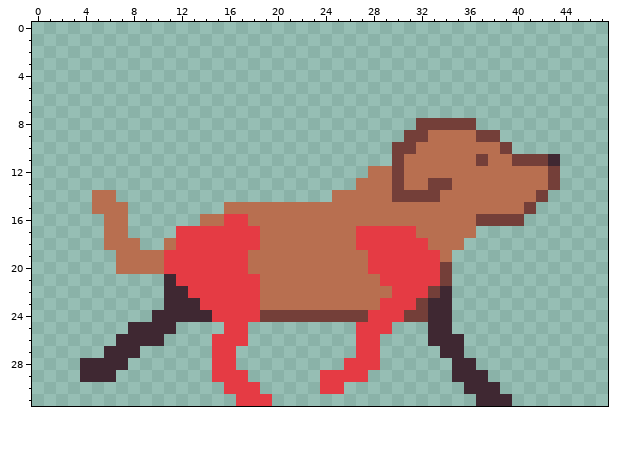
Pixel-art sprite, stored at sprites/wally/walk_5.png. Above is the file before it was changed.
The file is 48x32 pixels.
Once edited:
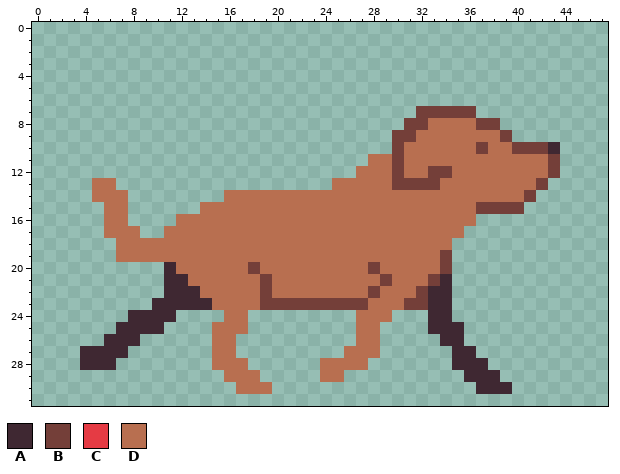
Palette (. is transparent): A #3f2832  B #743f39  C #e53b44  D #b86f50
Difference:
y 7: x 32..36 ..... -> BBBBB
y 8: x 31 . -> B; x 33..38 BBBB.. -> DDDDBB
y 9: x 30 . -> B; x 32 B -> D; x 37..39 BB. -> DDB
y 10: x 31 B -> D; x 37 D -> B; x 39..43 B.... -> DBBBA
y 11: x 28..29 .. -> DD; x 37 B -> D; x 40..43 BBBA -> DDDB
y 12: x 27 . -> D; x 33..34 DD -> BB
y 13: x 5..6 .. -> DD; x 25..26 .. -> DD; x 31..32 DD -> BB; x 34 B -> D; x 42..43 DB -> B.
y 14: x 7 . -> D; x 16..24 ......... -> DDDDDDDDD; x 30..33 BBBB -> DDDD; x 41..42 DB -> B.
y 15: x 5 D -> .; x 14..15 .. -> DD; x 37..41 DDDDB -> BBBB.
y 16: x 12..13 .. -> DD; x 16..17 CC -> DD; x 37..40 BBBB -> ....
y 17: x 8 . -> D; x 11..18 .CCCCCCC -> DDDDDDDD; x 27..31 CCCCC -> DDDDD; x 36 D -> .
y 18: x 6 D -> .; x 9..10 .. -> DD; x 12..18 CCCCCCC -> DDDDDDD; x 27..32 CCCCCC -> DDDDDD; x 35 D -> .
y 19: x 11..17 CCCCCCC -> DDDDDDD; x 28..34 CCCCCCD -> DDDDDDB
y 20: x 7..18 DDDDCCCCCCCD -> ....ADDDDDDB; x 28..33 CCCCCC -> BDDDDD
y 21: x 12..19 CCCCCCCD -> ADDDDDDB; x 29..34 CCCCCB -> BDDDBA
y 22: x 13..19 CCCCCCD -> ADDDDDB; x 28 D -> B; x 30..33 CCCB -> DDBA
y 23: x 10 . -> A; x 14..27 CCCCCDDDDDDDDD -> ADDDDBBBBBBBBB; x 29..31 CCC -> DDB
y 24: x 8..9 .. -> AA; x 12..32 AAACCCCBBBBBBBBBCCCBB -> ....DD.........DDD...
y 25: x 7 . -> A; x 11 A -> .; x 15..17 .CC -> DDD; x 27..29 CCC -> DD.; x 35 . -> A
y 26: x 6 . -> A; x 9..10 AA -> ..; x 15..17 CCC -> DD.; x 27..28 CC -> DD; x 33 A -> .
y 27: x 4..5 .. -> AA; x 8 A -> .; x 15..16 CC -> DD; x 26..28 .CC -> DDD; x 34 A -> .; x 36 . -> A
y 28: x 7 A -> .; x 15..17 CC. -> DDD; x 24..28 ..CCC -> DDDD.; x 37 . -> A
y 29: x 4..6 AAA -> ...; x 15..18 CCC. -> .DDD; x 24..27 CCCC -> DD..; x 35 A -> .; x 38 . -> A
y 30: x 16..19 CCC. -> .DDD; x 24..25 CC -> ..; x 36 A -> .; x 39 . -> A
y 31: x 17..19 CCC -> ...; x 37..39 AAA -> ...
Pixel boxes of the changes (left, top, right, bottom) in both pictures:
changed: (80, 106, 560, 406)
